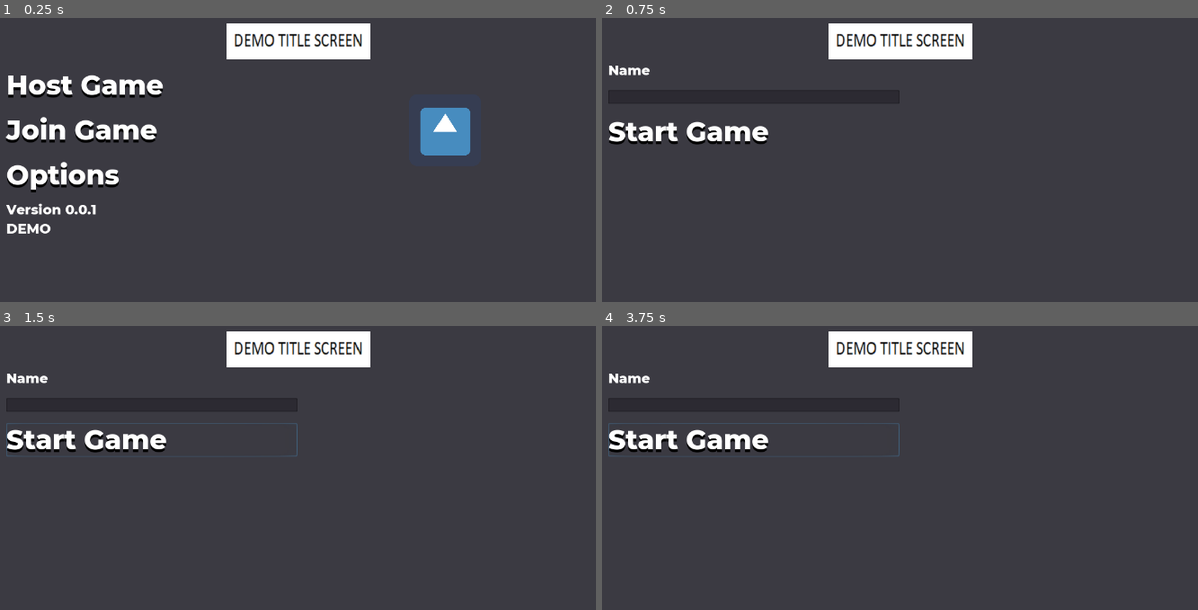
Above: before the commit, frames 1-4 (two rows, left to right).
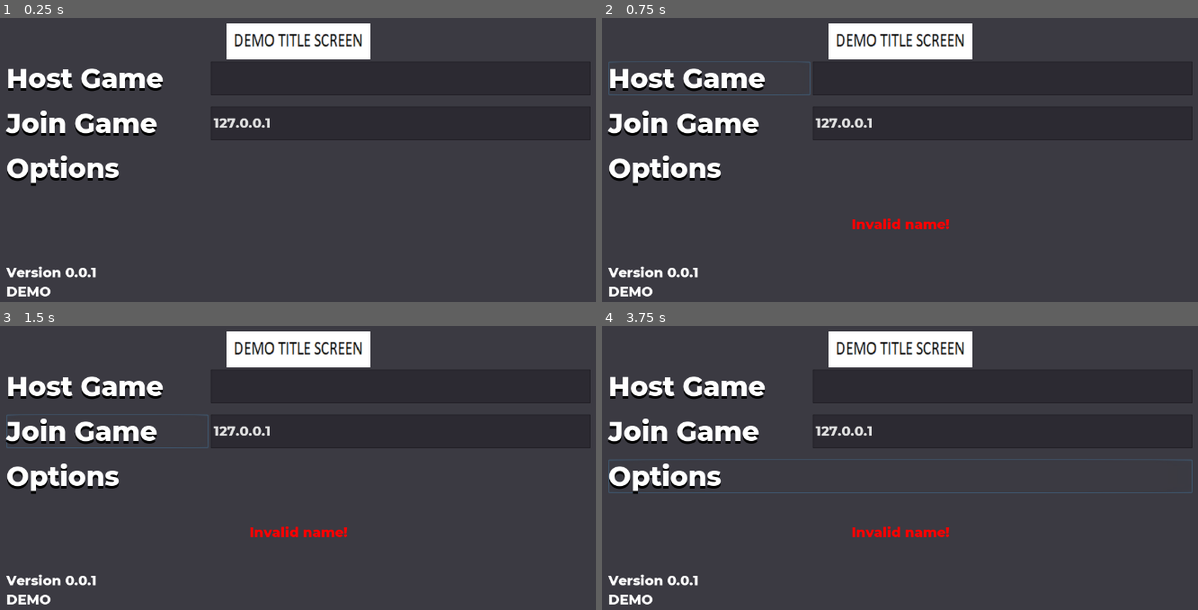
Above: after the commit, the same moments.

Repository: albfor/IT-Projekt
Game: Godot game, scene res://src/scenes/Main.tscn
Two runs of this game, one before a commit and one after it. Both use one fixed random seed, a clock stepped at 60 frames per second and the inputs below. The engine's default icon, where the game draws it, is replaced by a stand-in: a white triangle on a blue panel in a dark square.
Inputs (mouse positions are in pixels of both pictures, inside the frame that each line leads up to):
- Up to frame 1 (0.25 s): no input
- Up to frame 2 (0.75 s): click "Host Game" at 0.5 s
- Up to frame 3 (1.5 s): click (107, 431) at 1.25 s, where only the run after the commit has a clickable "Join Game"
- Up to frame 4 (3.75 s): click (751, 439) at 2 s, where only the run before the commit has a clickable "Start Game"; click (751, 439) at 2.75 s, where only the run before the commit has a clickable "Start Game"; click (900, 476) at 3.5 s, where only the run after the commit has a clickable "Options"

The runs differ from the first frame. In frame 1, 7.6% of the frame differs, in the area x 0-100%, y 15-99%; in frame 2, 5.8%; in frame 3, 5.9%; in frame 4, 6.3%.

Commit message:
Lagt till multiplayer
Bör funka nu, ska bara testas

Diff:
--- a/project.godot
+++ b/project.godot
@@ -23,6 +23,10 @@
 config/name="It-Projekt"
 run/main_scene="res://src/scenes/Main.tscn"
 config/icon="res://src/resources/images/icon.png"
+
+[autoload]
+
+Network="*res://src/network/Network.gd"
 
 [display]
 
--- /dev/null
+++ b/src/network/Network.gd
@@ -0,0 +1,171 @@
+# Too access scripts without adding them
+# to a node go to Project -> Project settings -> AutoLoad and add them
+# Det tog mig lång tid att hitta...
+
+extends Node
+
+# Default game port. Can be any number between 1024 and 49151.
+const DEFAULT_PORT = 10567
+
+# Max number of players.
+const MAX_PEERS = 10
+
+# Default player name
+var player_name = "Player 1"
+
+# Names for remote players in id:name format.
+var players = {}
+var players_ready = []
+
+# Signals to let lobby GUI know what's going on.
+signal player_list_changed()
+signal connection_failed()
+signal connection_succeeded()
+signal game_ended()
+signal game_error(what)
+
+# Callback from SceneTree.
+func _player_connected(id):
+	# Registration of a client beings here, tell the connected player that we are here.
+	rpc_id(id, "register_player", player_name)
+
+
+# Callback from SceneTree.
+func _player_disconnected(id):
+	if has_node("/root/World"): # Game is in progress.
+		if get_tree().is_network_server():
+			emit_signal("game_error", "Player " + players[id] + " disconnected")
+			end_game()
+	else: # Game is not in progress.
+		# Unregister this player.
+		unregister_player(id)
+
+
+# Callback from SceneTree, only for clients (not server).
+func _connected_ok():
+	# We just connected to a server
+	emit_signal("connection_succeeded")
+
+
+# Callback from SceneTree, only for clients (not server).
+func _server_disconnected():
+	emit_signal("game_error", "Server disconnected")
+	end_game()
+
+
+# Callback from SceneTree, only for clients (not server).
+func _connected_fail():
+	get_tree().set_network_peer(null) # Remove peer
+	emit_signal("connection_failed")
+
+
+# Lobby management functions.
+
+remote func register_player(new_player_name):
+	var id = get_tree().get_rpc_sender_id()
+	print(id)
+	players[id] = new_player_name
+	emit_signal("player_list_changed")
+
+
+func unregister_player(id):
+	players.erase(id)
+	emit_signal("player_list_changed")
+
+
+remote func pre_start_game(spawn_points):
+	# Change scene.
+	var world = load("res://src/scenes/Level.tscn").instance()
+	get_tree().get_root().add_child(world)
+
+	get_tree().get_root().get_node("Main").hide()
+
+	var player_scene = load("res://src/resources/objects/player/Player.tscn")
+
+	for p_id in spawn_points:
+		var spawn_pos = world.get_node("SpawnPoints/" + str(spawn_points[p_id])).position
+		var player = player_scene.instance()
+
+		player.set_name(str(p_id)) # Use unique ID as node name.
+		player.position=spawn_pos
+		player.set_network_master(p_id) #set unique id as master.
+
+		if p_id == get_tree().get_network_unique_id():
+			# If node for this peer id, set name.
+			player.set_player_name(player_name)
+		else:
+			# Otherwise set name from peer.
+			player.set_player_name(players[p_id])
+
+		world.get_node("Players").add_child(player)
+
+remote func post_start_game():
+	get_tree().set_pause(false) # Unpause and unleash the game!
+
+
+remote func ready_to_start(id):
+	assert(get_tree().is_network_server())
+
+	if not id in players_ready:
+		players_ready.append(id)
+
+	if players_ready.size() == players.size():
+		for p in players:
+			rpc_id(p, "post_start_game")
+		post_start_game()
+
+
+func host_game(new_player_name):
+	player_name = new_player_name
+	var host = NetworkedMultiplayerENet.new()
+	host.create_server(DEFAULT_PORT, MAX_PEERS)
+	get_tree().set_network_peer(host)
+
+
+func join_game(ip, new_player_name):
+	player_name = new_player_name
+	var client = NetworkedMultiplayerENet.new()
+	client.create_client(ip, DEFAULT_PORT)
+	get_tree().set_network_peer(client)
+
+
+func get_player_list():
+	return players.values()
+
+
+func get_player_name():
+	return player_name
+
+
+func begin_game():
+	assert(get_tree().is_network_server())
+
+	# Create a dictionary with peer id and respective spawn points, could be improved by randomizing.
+	var spawn_points = {}
+	spawn_points[1] = 0 # Server in spawn point 0.
+	var spawn_point_idx = 1
+	for p in players:
+		spawn_points[p] = spawn_point_idx
+		spawn_point_idx += 1
+	# Call to pre-start game with the spawn points.
+	for p in players:
+		rpc_id(p, "pre_start_game", spawn_points)
+
+	pre_start_game(spawn_points)
+
+
+func end_game():
+	if has_node("/root/World"): # Game is in progress.
+		# End it
+		get_node("/root/World").queue_free()
+
+	emit_signal("game_ended")
+	players.clear()
+
+
+func _ready():
+	get_tree().connect("network_peer_connected", self, "_player_connected")
+	get_tree().connect("network_peer_disconnected", self,"_player_disconnected")
+	get_tree().connect("connected_to_server", self, "_connected_ok")
+	get_tree().connect("connection_failed", self, "_connected_fail")
+	get_tree().connect("server_disconnected", self, "_server_disconnected")
--- a/src/network/Network_master.gd
+++ /dev/null
@@ -1,22 +0,0 @@
-extends Node
-
-# Default game port. Can be any number between 1024 and 49151.
-const DEFAULT_PORT = 5002
-
-#Max number of players on a server
-const MAX_PLAYERS = 10
-
-#Default player name
-var player_name = "Player 1"
-
-func host_game(new_player_name):
-	player_name = new_player_name
-	var host = NetworkedMultiplayerENet.new()
-	host.create_server(DEFAULT_PORT, MAX_PLAYERS)
-	get_tree().set_network_peer(host)
-
-func join_game(ip, new_player_name):
-	player_name = new_player_name
-	var client = NetworkedMultiplayerENet.new()
-	client.create_client(ip, DEFAULT_PORT)
-	get_tree().set_network_peer(client)
--- a/src/resources/objects/buttons/StartGameButton.tscn
+++ b/src/resources/objects/buttons/StartGameButton.tscn
@@ -6,3 +6,4 @@
 
 [node name="Label" parent="." index="0"]
 text = "Start Game"
+align = 1
--- a/src/resources/objects/player/Player.tscn
+++ b/src/resources/objects/player/Player.tscn
@@ -42,6 +42,15 @@
 __meta__ = {
 "_edit_use_anchors_": false
 }
+
+[node name="NameLabel" type="Label" parent="."]
+margin_left = -20.566
+margin_top = -55.0639
+margin_right = 19.434
+margin_bottom = -41.0639
+__meta__ = {
+"_edit_use_anchors_": false
+}
 [connection signal="area_entered" from="Area2D" to="." method="_on_Area2D_area_entered"]
 [connection signal="area_exited" from="Area2D" to="." method="_on_Area2D_area_exited"]
 [connection signal="body_entered" from="Area2D" to="." method="_on_Area2D_body_entered"]
--- a/src/resources/objects/player/scripts/Player.gd
+++ b/src/resources/objects/player/scripts/Player.gd
@@ -28,7 +28,9 @@
 		-1.0 if Input.is_action_just_pressed("jump") and is_on_floor() else 1.0
 	)
 
-
+#Sets the name of the player
+func set_player_name(new_name):
+	get_node("NameLabel").set_text(new_name)
 
 # Show label saying "press e to enter" when on a PC
 func _on_Area2D_area_entered(area):
--- a/src/scenes/Host_game.tscn
+++ /dev/null
@@ -1,66 +0,0 @@
-[gd_scene load_steps=5 format=2]
-
-[ext_resource path="res://src/resources/images/Demo_logo.png" type="Texture" id=1]
-[ext_resource path="res://src/resources/objects/buttons/StartGameButton.tscn" type="PackedScene" id=2]
-[ext_resource path="res://src/scripts/Host_game.gd" type="Script" id=3]
-[ext_resource path="res://src/resources/fonts/montserrat_24.tres" type="DynamicFont" id=4]
-
-[node name="Control" type="Control"]
-anchor_right = 1.0
-anchor_bottom = 1.0
-script = ExtResource( 3 )
-__meta__ = {
-"_edit_use_anchors_": false
-}
-
-[node name="Menu" type="VBoxContainer" parent="."]
-margin_left = 120.0
-margin_top = 80.0
-margin_right = 1160.0
-margin_bottom = 640.0
-__meta__ = {
-"_edit_use_anchors_": false
-}
-
-[node name="TextureRect" type="TextureRect" parent="Menu"]
-margin_right = 1040.0
-margin_bottom = 64.0
-texture = ExtResource( 1 )
-stretch_mode = 4
-
-[node name="HBoxContainer" type="HBoxContainer" parent="Menu"]
-margin_top = 68.0
-margin_right = 1040.0
-margin_bottom = 560.0
-size_flags_vertical = 3
-
-[node name="Buttons" type="VBoxContainer" parent="Menu/HBoxContainer"]
-margin_right = 518.0
-margin_bottom = 492.0
-size_flags_horizontal = 3
-size_flags_vertical = 3
-custom_constants/separation = 20
-
-[node name="NameLabel" type="Label" parent="Menu/HBoxContainer/Buttons"]
-margin_right = 518.0
-margin_bottom = 31.0
-custom_fonts/font = ExtResource( 4 )
-text = "Name"
-
-[node name="AddName" type="LineEdit" parent="Menu/HBoxContainer/Buttons"]
-margin_top = 51.0
-margin_right = 518.0
-margin_bottom = 75.0
-
-[node name="StartGameButton" parent="Menu/HBoxContainer/Buttons" instance=ExtResource( 2 )]
-margin_top = 95.0
-margin_right = 518.0
-margin_bottom = 155.0
-
-[node name="CenterContainer" type="CenterContainer" parent="Menu/HBoxContainer"]
-margin_left = 522.0
-margin_right = 1040.0
-margin_bottom = 492.0
-size_flags_horizontal = 3
-size_flags_vertical = 3
-[connection signal="pressed" from="Menu/HBoxContainer/Buttons/StartGameButton" to="." method="_on_StartGameButton_pressed"]
--- a/src/scenes/Join_game.tscn
+++ /dev/null
@@ -1,77 +0,0 @@
-[gd_scene load_steps=5 format=2]
-
-[ext_resource path="res://src/resources/images/Demo_logo.png" type="Texture" id=1]
-[ext_resource path="res://src/resources/objects/buttons/StartGameButton.tscn" type="PackedScene" id=2]
-[ext_resource path="res://src/resources/fonts/montserrat_24.tres" type="DynamicFont" id=3]
-[ext_resource path="res://src/scripts/Join_game.gd" type="Script" id=4]
-
-[node name="Control" type="Control"]
-anchor_right = 1.0
-anchor_bottom = 1.0
-script = ExtResource( 4 )
-__meta__ = {
-"_edit_use_anchors_": false
-}
-
-[node name="Menu" type="VBoxContainer" parent="."]
-margin_left = 120.0
-margin_top = 80.0
-margin_right = 1160.0
-margin_bottom = 640.0
-__meta__ = {
-"_edit_use_anchors_": false
-}
-
-[node name="TextureRect" type="TextureRect" parent="Menu"]
-margin_right = 1040.0
-margin_bottom = 64.0
-texture = ExtResource( 1 )
-stretch_mode = 4
-
-[node name="HBoxContainer" type="HBoxContainer" parent="Menu"]
-margin_top = 68.0
-margin_right = 1040.0
-margin_bottom = 560.0
-size_flags_vertical = 3
-
-[node name="Buttons" type="VBoxContainer" parent="Menu/HBoxContainer"]
-margin_right = 518.0
-margin_bottom = 492.0
-size_flags_horizontal = 3
-size_flags_vertical = 3
-
-[node name="IPLabel" type="Label" parent="Menu/HBoxContainer/Buttons"]
-margin_right = 518.0
-margin_bottom = 31.0
-custom_fonts/font = ExtResource( 3 )
-text = "IP-address:"
-
-[node name="AddIP" type="LineEdit" parent="Menu/HBoxContainer/Buttons"]
-margin_top = 35.0
-margin_right = 518.0
-margin_bottom = 59.0
-
-[node name="NameLabel" type="Label" parent="Menu/HBoxContainer/Buttons"]
-margin_top = 63.0
-margin_right = 518.0
-margin_bottom = 94.0
-custom_fonts/font = ExtResource( 3 )
-text = "Name:"
-
-[node name="AddName" type="LineEdit" parent="Menu/HBoxContainer/Buttons"]
-margin_top = 98.0
-margin_right = 518.0
-margin_bottom = 122.0
-
-[node name="StartGameButton" parent="Menu/HBoxContainer/Buttons" instance=ExtResource( 2 )]
-margin_top = 126.0
-margin_right = 518.0
-margin_bottom = 186.0
-
-[node name="CenterContainer" type="CenterContainer" parent="Menu/HBoxContainer"]
-margin_left = 522.0
-margin_right = 1040.0
-margin_bottom = 492.0
-size_flags_horizontal = 3
-size_flags_vertical = 3
-[connection signal="pressed" from="Menu/HBoxContainer/Buttons/StartGameButton" to="." method="_on_StartGameButton_pressed"]
--- a/src/scenes/Level.tscn
+++ b/src/scenes/Level.tscn
@@ -1,7 +1,6 @@
-[gd_scene load_steps=7 format=2]
+[gd_scene load_steps=6 format=2]
 
 [ext_resource path="res://src/resources/images/BrownTile.png" type="Texture" id=1]
-[ext_resource path="res://src/resources/objects/player/Player.tscn" type="PackedScene" id=2]
 [ext_resource path="res://src/resources/objects/world_objects/Computer.tscn" type="PackedScene" id=3]
 
 [sub_resource type="ConvexPolygonShape2D" id=1]
@@ -50,5 +49,18 @@
 [node name="Computer" parent="." instance=ExtResource( 3 )]
 position = Vector2( 604.851, 472.214 )
 
-[node name="Player" parent="." instance=ExtResource( 2 )]
-position = Vector2( 376.824, 170.047 )
+[node name="Players" type="Node2D" parent="."]
+
+[node name="SpawnPoints" type="Node2D" parent="."]
+
+[node name="0" type="Position2D" parent="SpawnPoints"]
+position = Vector2( 177.541, 324.461 )
+
+[node name="1" type="Position2D" parent="SpawnPoints"]
+position = Vector2( 293.173, 339.426 )
+
+[node name="2" type="Position2D" parent="SpawnPoints"]
+position = Vector2( 525.797, 353.029 )
+
+[node name="3" type="Position2D" parent="SpawnPoints"]
+position = Vector2( 429.21, 348.948 )
--- a/src/scenes/Main.tscn
+++ b/src/scenes/Main.tscn
@@ -3,12 +3,12 @@
 [ext_resource path="res://src/resources/images/Demo_logo.png" type="Texture" id=1]
 [ext_resource path="res://src/resources/objects/buttons/OptionsButton.tscn" type="PackedScene" id=2]
 [ext_resource path="res://src/resources/objects/buttons/HostGameButton.tscn" type="PackedScene" id=3]
-[ext_resource path="res://src/resources/images/icon.png" type="Texture" id=4]
 [ext_resource path="res://src/resources/fonts/montserrat_24.tres" type="DynamicFont" id=5]
 [ext_resource path="res://src/resources/objects/buttons/JoinGameButton.tscn" type="PackedScene" id=6]
 [ext_resource path="res://src/scripts/Main.gd" type="Script" id=7]
+[ext_resource path="res://src/resources/objects/buttons/StartGameButton.tscn" type="PackedScene" id=8]
 
-[node name="Control" type="Control"]
+[node name="Main" type="Control"]
 anchor_right = 1.0
 anchor_bottom = 1.0
 script = ExtResource( 7 )
@@ -34,53 +34,126 @@
 [node name="CenterRow" type="HBoxContainer" parent="Menu"]
 margin_top = 68.0
 margin_right = 1040.0
-margin_bottom = 312.0
+margin_bottom = 288.0
 size_flags_vertical = 3
 
 [node name="Buttons" type="VBoxContainer" parent="Menu/CenterRow"]
-margin_right = 518.0
-margin_bottom = 244.0
+margin_right = 1040.0
+margin_bottom = 220.0
 size_flags_horizontal = 3
 size_flags_vertical = 3
 custom_constants/separation = 20
 alignment = 1
 
-[node name="HostGameButton" parent="Menu/CenterRow/Buttons" instance=ExtResource( 3 )]
-margin_top = 12.0
-margin_right = 518.0
-margin_bottom = 72.0
+[node name="HBoxContainer" type="HBoxContainer" parent="Menu/CenterRow/Buttons"]
+margin_right = 1040.0
+margin_bottom = 60.0
 
-[node name="JoinGameButton" parent="Menu/CenterRow/Buttons" instance=ExtResource( 6 )]
-margin_top = 92.0
-margin_right = 518.0
-margin_bottom = 152.0
+[node name="HostGameButton" parent="Menu/CenterRow/Buttons/HBoxContainer" instance=ExtResource( 3 )]
+margin_right = 360.0
+margin_bottom = 60.0
+
+[node name="Name" type="LineEdit" parent="Menu/CenterRow/Buttons/HBoxContainer"]
+margin_left = 364.0
+margin_right = 1040.0
+margin_bottom = 60.0
+size_flags_horizontal = 3
+size_flags_vertical = 3
+custom_fonts/font = ExtResource( 5 )
+text = "Player 1"
+
+[node name="HBoxContainer2" type="HBoxContainer" parent="Menu/CenterRow/Buttons"]
+margin_top = 80.0
+margin_right = 1040.0
+margin_bottom = 140.0
+
+[node name="JoinGameButton" parent="Menu/CenterRow/Buttons/HBoxContainer2" instance=ExtResource( 6 )]
+margin_right = 360.0
+margin_bottom = 60.0
+
+[node name="IP" type="LineEdit" parent="Menu/CenterRow/Buttons/HBoxContainer2"]
+margin_left = 364.0
+margin_right = 1040.0
+margin_bottom = 60.0
+size_flags_horizontal = 3
+size_flags_vertical = 3
+custom_fonts/font = ExtResource( 5 )
+text = "127.0.0.1"
 
 [node name="OptionsButton" parent="Menu/CenterRow/Buttons" instance=ExtResource( 2 )]
-margin_top = 172.0
-margin_right = 518.0
-margin_bottom = 232.0
+margin_top = 160.0
+margin_bottom = 220.0
 
-[node name="CenterContainer" type="CenterContainer" parent="Menu/CenterRow"]
+[node name="Lobby" type="VBoxContainer" parent="Menu/CenterRow"]
+visible = false
 margin_left = 522.0
 margin_right = 1040.0
 margin_bottom = 244.0
 size_flags_horizontal = 3
 size_flags_vertical = 3
 
-[node name="Players" type="TextureRect" parent="Menu/CenterRow/CenterContainer"]
-margin_left = 195.0
-margin_top = 58.0
-margin_right = 323.0
-margin_bottom = 186.0
-texture = ExtResource( 4 )
+[node name="CenterContainer" type="CenterContainer" parent="Menu"]
+margin_top = 292.0
+margin_right = 1040.0
+margin_bottom = 424.0
+size_flags_horizontal = 3
+size_flags_vertical = 3
+
+[node name="ErrorLabel" type="Label" parent="Menu/CenterContainer"]
+margin_left = 520.0
+margin_top = 50.0
+margin_right = 520.0
+margin_bottom = 81.0
+size_flags_vertical = 3
+custom_fonts/font = ExtResource( 5 )
+custom_colors/font_color = Color( 1, 0, 0, 1 )
 
 [node name="VersionLabel" type="Label" parent="Menu"]
-margin_top = 316.0
+margin_top = 428.0
 margin_right = 1040.0
 margin_bottom = 560.0
 size_flags_vertical = 3
 custom_fonts/font = ExtResource( 5 )
 text = "Version 0.0.1
 DEMO"
-[connection signal="pressed" from="Menu/CenterRow/Buttons/HostGameButton" to="." method="_on_HostGameButton_pressed"]
-[connection signal="pressed" from="Menu/CenterRow/Buttons/JoinGameButton" to="." method="_on_JoinGameButton_pressed"]
+
+[node name="Lobby" type="VBoxContainer" parent="."]
+visible = false
+margin_left = 120.0
+margin_top = 80.0
+margin_right = 1160.0
+margin_bottom = 640.0
+__meta__ = {
+"_edit_use_anchors_": false
+}
+
+[node name="TextureRect" type="TextureRect" parent="Lobby"]
+margin_right = 1040.0
+margin_bottom = 64.0
+texture = ExtResource( 1 )
+stretch_mode = 4
+
+[node name="WaitingLabel" type="Label" parent="Lobby"]
+margin_top = 68.0
+margin_right = 1040.0
+margin_bottom = 99.0
+custom_fonts/font = ExtResource( 5 )
+text = "Waiting for players..."
+
+[node name="PlayerList" type="ItemList" parent="Lobby"]
+margin_top = 103.0
+margin_right = 1040.0
+margin_bottom = 496.0
+size_flags_horizontal = 3
+size_flags_vertical = 3
+
+[node name="StartGameButton" parent="Lobby" instance=ExtResource( 8 )]
+margin_top = 500.0
+margin_bottom = 560.0
+
+[node name="ErrorDialog" type="AcceptDialog" parent="."]
+margin_right = 83.0
+margin_bottom = 58.0
+[connection signal="pressed" from="Menu/CenterRow/Buttons/HBoxContainer/HostGameButton" to="." method="_on_HostGameButton_pressed"]
+[connection signal="pressed" from="Menu/CenterRow/Buttons/HBoxContainer2/JoinGameButton" to="." method="_on_JoinGameButton_pressed"]
+[connection signal="pressed" from="Lobby/StartGameButton" to="." method="_on_StartGameButton_pressed"]
--- a/src/scripts/Host_game.gd
+++ /dev/null
@@ -1,7 +0,0 @@
-extends Control
-
-func _on_StartGameButton_pressed():
-	if($Menu/HBoxContainer/Buttons/AddName.text == ""):
-		print("You need a name")
-	else:
-		get_tree().change_scene("res://src/scenes/Level.tscn")
--- a/src/scripts/Join_game.gd
+++ /dev/null
@@ -1,9 +0,0 @@
-extends Control
-
-func _on_StartGameButton_pressed():
-	if($Menu/HBoxContainer/Buttons/AddName.text == ""):
-		print("You need a name")
-	elif($Menu/HBoxContainer/Buttons/AddIP.text == ""):
-		print("You need to enter a IP")
-	else:
-		get_tree().change_scene("res://src/scenes/Level.tscn")
--- a/src/scripts/Main.gd
+++ b/src/scripts/Main.gd
@@ -1,7 +1,91 @@
+#Behövs fixas dynamiska nodepunkter om det går
 extends Control
 
+func _ready():
+	# Called every time the node is added to the scene.
+	Network.connect("connection_failed", self, "_on_connection_failed")
+	Network.connect("connection_succeeded", self, "_on_connection_success")
+	Network.connect("player_list_changed", self, "refresh_lobby")
+	Network.connect("game_ended", self, "_on_game_ended")
+	Network.connect("game_error", self, "_on_game_error")
+	# Set the player name according to the system username. Fallback to the path.
+	if OS.has_environment("USERNAME"):
+		$Menu/CenterRow/Buttons/HBoxContainer/Name.text = OS.get_environment("USERNAME")
+	else:
+		var desktop_path = OS.get_system_dir(0).replace("\\", "/").split("/")
+		$Menu/CenterRow/Buttons/HBoxContainer/Name.text = desktop_path[desktop_path.size() - 2]
+
+
 func _on_HostGameButton_pressed():
-	get_tree().change_scene("res://src/scenes/Host_game.tscn")
+	if $Menu/CenterRow/Buttons/HBoxContainer/Name.text == "":
+		$Menu/CenterContainer/ErrorLabel.text = "Invalid name!"
+		return
+
+	$Menu.hide()
+	$Lobby.show()
+	$Menu/CenterContainer/ErrorLabel.text = ""
+
+	var player_name = $Menu/CenterRow/Buttons/HBoxContainer/Name.text
+	Network.host_game(player_name)
+	refresh_lobby()
+
 
 func _on_JoinGameButton_pressed():
-	get_tree().change_scene("res://src/scenes/Join_game.tscn")
+	if $Menu/CenterRow/Buttons/HBoxContainer/Name.text == "":
+		$Menu/CenterContainer/ErrorLabel.text = "Invalid name!"
+		return
+
+
+	var ip = $Menu/CenterRow/Buttons/HBoxContainer2/IP.text
+	if not ip.is_valid_ip_address():
+		$Menu/CenterContainer/ErrorLabel.text = "Invalid IP address!"
+		return
+
+
+	$Menu/CenterContainer/ErrorLabel.text = ""
+	$Menu/CenterRow/Buttons/HBoxContainer/HostGameButton.disabled = true
+	$Menu/CenterRow/Buttons/HBoxContainer2/JoinGameButton.disabled = true
+
+	var player_name = $Menu/CenterRow/Buttons/HBoxContainer/Name.text
+	Network.join_game(ip, player_name)
+
+
+func _on_connection_success():
+	$Menu.hide()
+	$Lobby.show()
+
+
+func _on_connection_failed():
+	$Menu/CenterRow/Buttons/HBoxContainer/HostGameButton.disabled = false
+	$Menu/CenterRow/Buttons/HBoxContainer2/JoinGameButton.disabled = false
+	$Menu/CenterContainer/ErrorLabel.set_text("Connection failed.")
+
+
+func _on_game_ended():
+	show()
+	$Menu.hide()
+	$Lobby.show()
+	$Menu/CenterRow/Buttons/HBoxContainer/HostGameButton.disabled = false
+	$Menu/CenterRow/Buttons/HBoxContainer2/JoinGameButton.disabled = false
+
+
+func _on_game_error(errtxt):
+	$ErrorDialog.dialog_text = errtxt
+	$ErrorDialog.popup_centered_minsize()
+	$Menu/CenterRow/Buttons/HBoxContainer/HostGameButton.disabled = false
+	$Menu/CenterRow/Buttons/HBoxContainer2/JoinGameButton.disabled = false
+
+
+func refresh_lobby():
+	var players = Network.get_player_list()
+	players.sort()
+	$Lobby/PlayerList.clear()
+	$Lobby/PlayerList.add_item(Network.get_player_name() + " (You)")
+	for p in players:
+		$Lobby/PlayerList.add_item(p)
+
+	$Lobby/StartGameButton.disabled = not get_tree().is_network_server()
+
+
+func _on_StartGameButton_pressed():
+	Network.begin_game()
